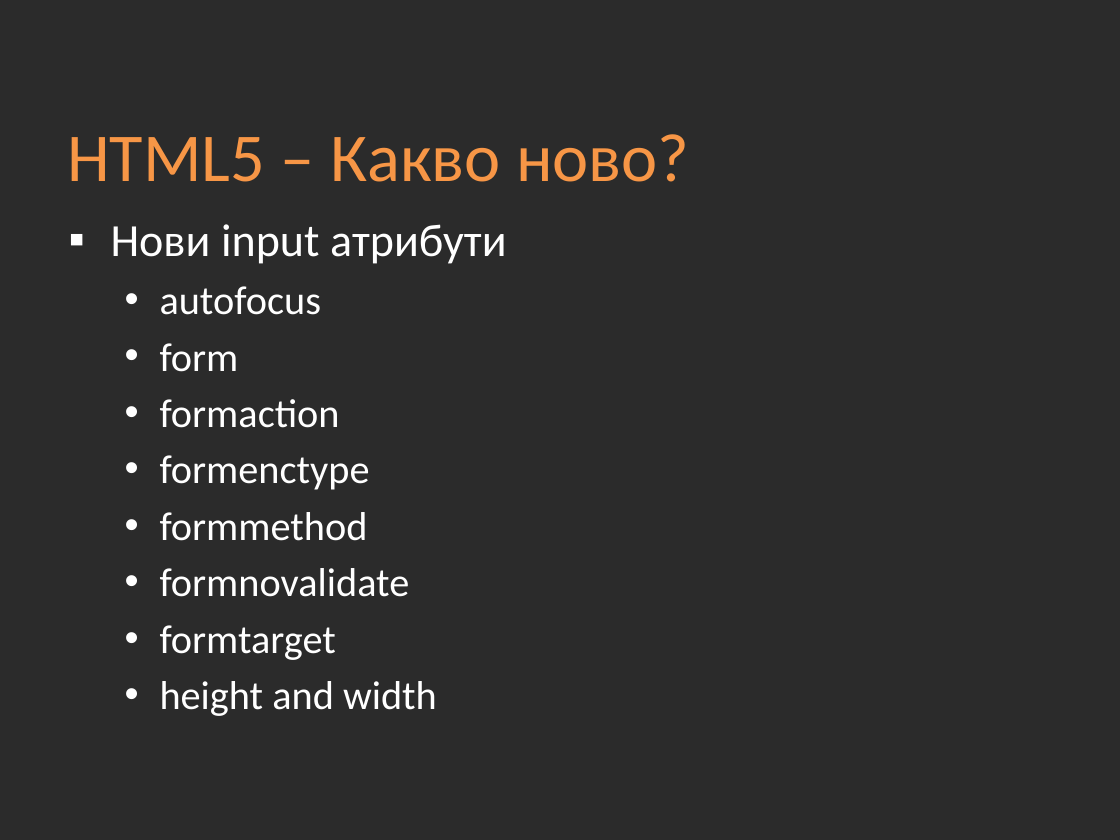
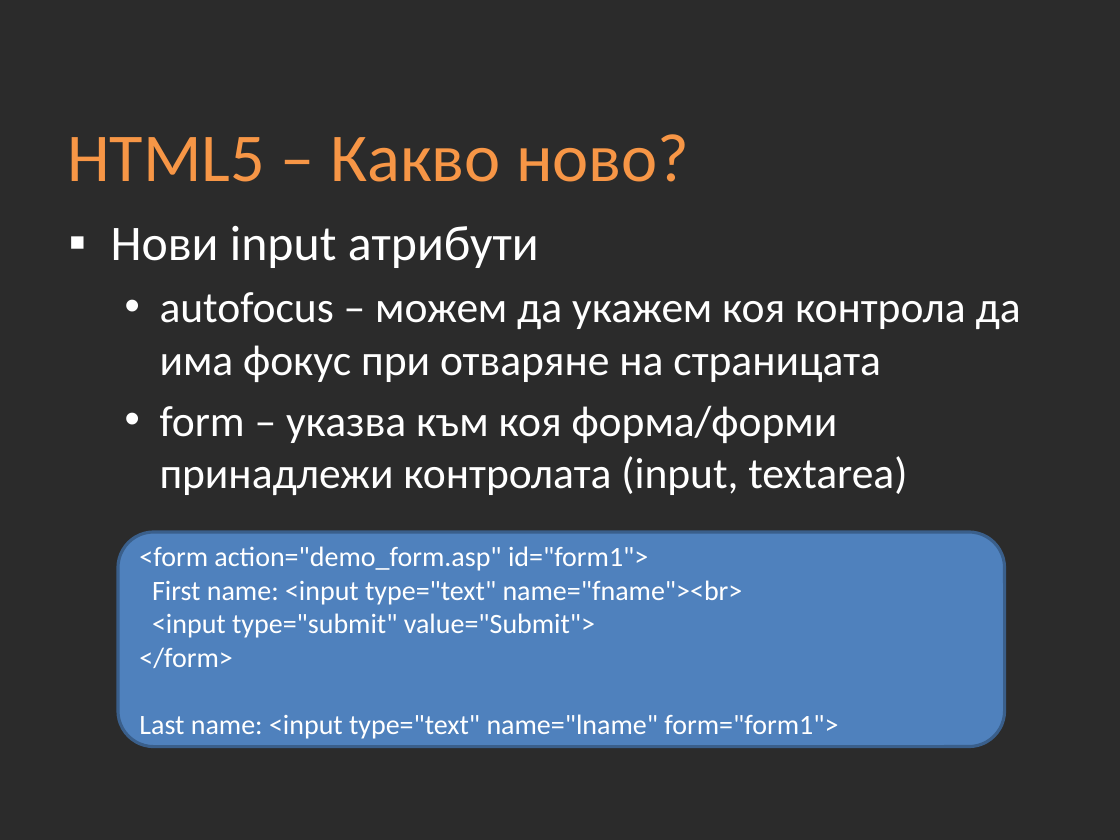
Before and after one commit to Academy-Soft-Intellect/Front-End-Course, a slide deck: slide 10 of 03-HTML5/03-HTML5.pptx (slide 7 before the commit). Drawn at 1120x840 pixels with LibreOffice and Linux fonts; fonts in the diff are those of the drawing; background and template pictures are left out; a plain dark background stands for a picture behind light text. Boxes give left, top, right and bottom in pixels: in the first picture for what was removed or moved away, otherwise in the second. Text is boxed around its words. In the diff, an @@ line names an element or a change of style, - is before the commit and + after.

Commit message:
HTML presentations change

```diff
--- a/03-HTML5/03-HTML5.pptx
+++ b/03-HTML5/03-HTML5.pptx
@@ text at bbox=[111, 226, 539, 268]: size 29.6 to 32 pt in "Нови input атрибути" @@
@@ text at bbox=[160, 292, 1021, 495]: text changed; size 25.9 to 28 pt @@
-  • autofocus
-  • form
-  • formaction
-  • formenctype
-  • formmethod
-  • formnovalidate
-  • formtarget
-  • height and width
+  • autofocus – можем да укажем коя контрола да има фокус при отваряне на страницата
+  • form – указва към коя форма/форми принадлежи контролата (input, textarea)
@@ rounded rectangle added at bbox=[118, 532, 1005, 747], fill #4F81BD, outline #3A5F8C 2 pt, 18 pt, text #FFFFFF @@
+<form action="demo_form.asp" id="form1">
+First name: <input type="text" name="fname"><br>
+<input type="submit" value="Submit">
+</form>
+Last name: <input type="text" name="lname" form="form1">
```
Also in this commit, not shown: 8 other slides changed, 11 slides added, 2 slides removed.
